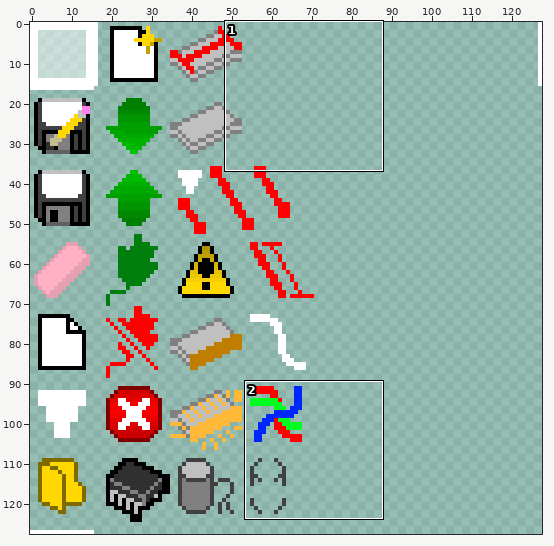
One commit to this sprite sheet: Assets/Sprites/sprites.png. The picture above shows the old version from afar; the outline marks the close-up.
Close-up. Before the edit:
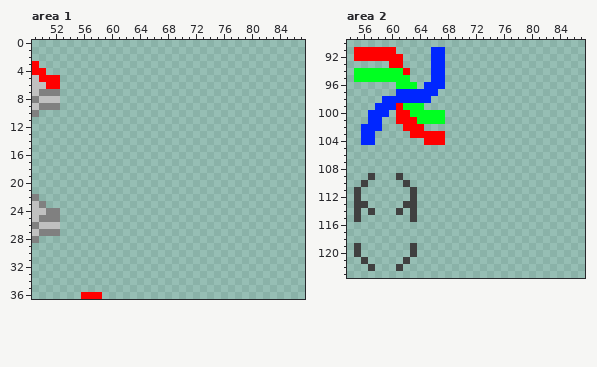
The file is 128x128 pixels. Colours within 5 levels of each other are drawn and written as one. Shown: area 1: x 49..87, y 0..36; area 2: x 54..87, y 90..123.
The same view after the edit:
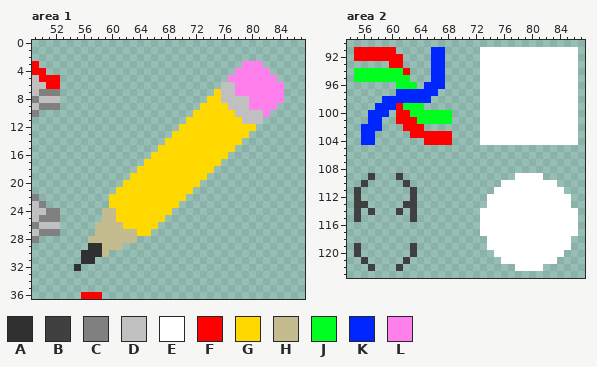
Palette (. is transparent): A #303030  B #404040  C #808080  D #c0c0c0  E #ffffff  F #ff0000  G #ffd800  H #c4bb8f  J #00ff21  K #0026ff  L #ff7fed
The exact change:
--- area 1
@@ x 49..87 @@
  2 .......................................
- 3 F......................................
- 4 FF.....................................
- 5 DFFF...................................
- 6 DDFF...................................
- 7 DCCC...................................
- 8 CDDD...................................
- 9 DCCC...................................
-10 C......................................
-11 .......................................
-12 .......................................
-13 .......................................
-14 .......................................
-15 .......................................
-16 .......................................
-17 .......................................
-18 .......................................
-19 .......................................
-20 .......................................
-21 .......................................
-22 C......................................
-23 DC.....................................
-24 DDCC...................................
-25 DCCC...................................
-26 CDDD...................................
-27 DCCC...................................
-28 C......................................
-29 .......................................
-30 .......................................
-31 .......................................
-32 .......................................
+ 3 F.............................LLL......
+ 4 FF...........................LLLLL.....
+ 5 DFFF........................LLLLLLL....
+ 6 DDFF.......................DDLLLLLLL...
+ 7 DCCC......................GDDLLLLLLL...
+ 8 CDDD.....................GGDDDDLLLLL...
+ 9 DCCC....................GGGGDDDLLLL....
+10 C......................GGGGGGDDDDL.....
+11 ......................GGGGGGGGDDD......
+12 .....................GGGGGGGGGGG.......
+13 ....................GGGGGGGGGGG........
+14 ...................GGGGGGGGGGG.........
+15 ..................GGGGGGGGGGG..........
+16 .................GGGGGGGGGGG...........
+17 ................GGGGGGGGGGG............
+18 ...............GGGGGGGGGGG.............
+19 ..............GGGGGGGGGGG..............
+20 .............GGGGGGGGGGG...............
+21 ............GGGGGGGGGGG................
+22 C..........GGGGGGGGGGG.................
+23 DC.........GGGGGGGGGG..................
+24 DDCC......HHGGGGGGGG...................
+25 DCCC......HHGGGGGGG....................
+26 CDDD.....HHHHGGGGG.....................
+27 DCCC.....HHHHHHGG......................
+28 C.......HHHHHHH........................
+29 ........AAHHH..........................
+30 .......AAAH............................
+31 .......AA..............................
+32 ......A................................
 33 .......................................
--- area 2
@@ x 66..87 @@
  90 ......................
- 91 KK....................
- 92 KK....................
- 93 KK....................
- 94 KK....................
- 95 KK....................
- 96 KK....................
- 97 K.....................
- 98 ......................
- 99 ......................
-100 JJ....................
-101 JJ....................
-102 ......................
-103 FF....................
-104 FF....................
+ 91 KK.....EEEEEEEEEEEEEE.
+ 92 KK.....EEEEEEEEEEEEEE.
+ 93 KK.....EEEEEEEEEEEEEE.
+ 94 KK.....EEEEEEEEEEEEEE.
+ 95 KK.....EEEEEEEEEEEEEE.
+ 96 KK.....EEEEEEEEEEEEEE.
+ 97 K......EEEEEEEEEEEEEE.
+ 98 .......EEEEEEEEEEEEEE.
+ 99 .......EEEEEEEEEEEEEE.
+100 JJJ....EEEEEEEEEEEEEE.
+101 JJJ....EEEEEEEEEEEEEE.
+102 .......EEEEEEEEEEEEEE.
+103 FFF....EEEEEEEEEEEEEE.
+104 FFF....EEEEEEEEEEEEEE.
 105 ......................
@@ x 71..87 @@
 108 .................
-109 .................
-110 .................
-111 .................
-112 .................
-113 .................
-114 .................
-115 .................
-116 .................
-117 .................
-118 .................
-119 .................
-120 .................
-121 .................
-122 .................
+109 .......EEEE......
+110 .....EEEEEEEE....
+111 ....EEEEEEEEEE...
+112 ...EEEEEEEEEEEE..
+113 ...EEEEEEEEEEEE..
+114 ..EEEEEEEEEEEEEE.
+115 ..EEEEEEEEEEEEEE.
+116 ..EEEEEEEEEEEEEE.
+117 ..EEEEEEEEEEEEEE.
+118 ...EEEEEEEEEEEE..
+119 ...EEEEEEEEEEEE..
+120 ....EEEEEEEEEE...
+121 .....EEEEEEEE....
+122 .......EEEE......
 123 .................
